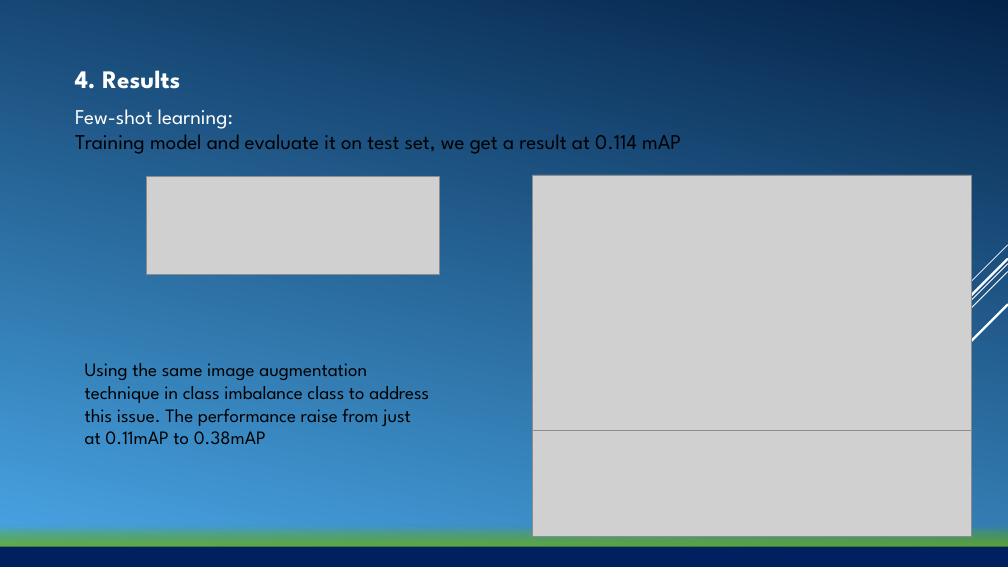
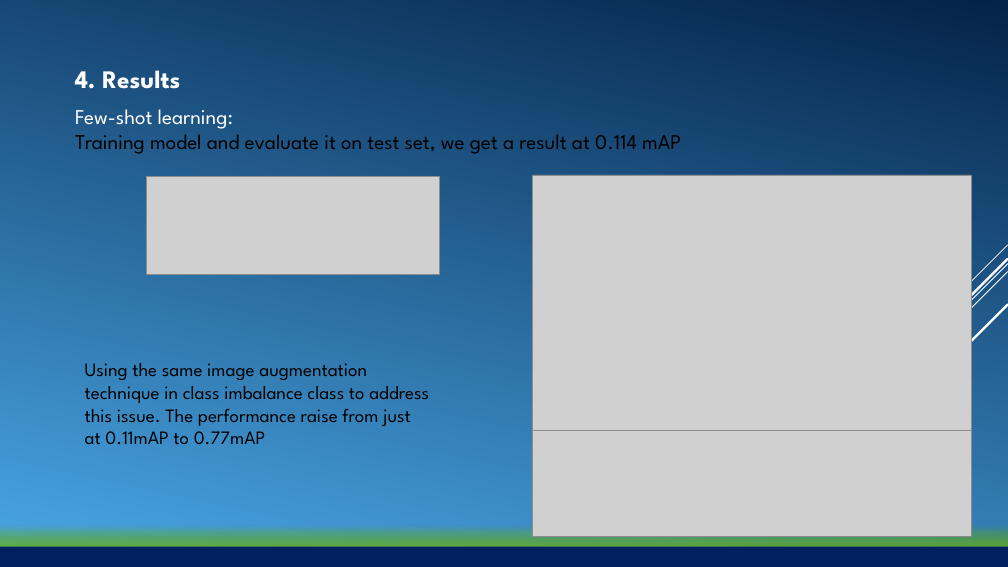
Before and after one commit to KEVIN-VN642/Object-Detection-with-Yolo3-model-and-impacts-of-imbalance-and-few-shot-on-model-s-performance, a slide deck: slide 19 of Presentation_slides.pptx. Drawn at 1008x567 pixels with LibreOffice and Linux fonts; fonts in the diff are those of the drawing; grey boxes stand for pictures. Boxes give left, top, right and bottom in pixels: in the first picture for what was removed or moved away, otherwise in the second. Text is boxed around its words. In the diff, an @@ line names an element or a change of style, - is before the commit and + after.

Commit message:
Add files via upload
Update presentation slides

```diff
--- a/Presentation_slides.pptx
+++ b/Presentation_slides.pptx
@@ text at box(85, 363, 429, 444): text changed @@
-Using the same image augmentation technique in class imbalance class to address this issue. The performance raise from just at 0.11mAP to 0.38mAP
+Using the same image augmentation technique in class imbalance class to address this issue. The performance raise from just at 0.11mAP to 0.77mAP
```
